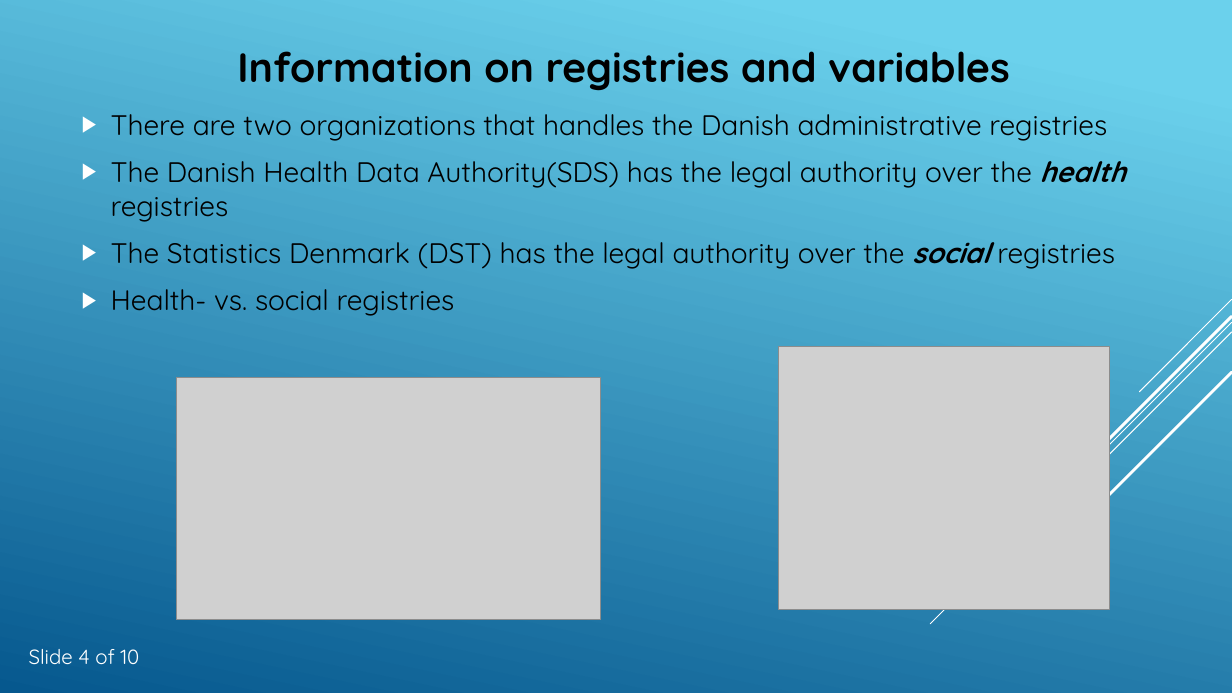
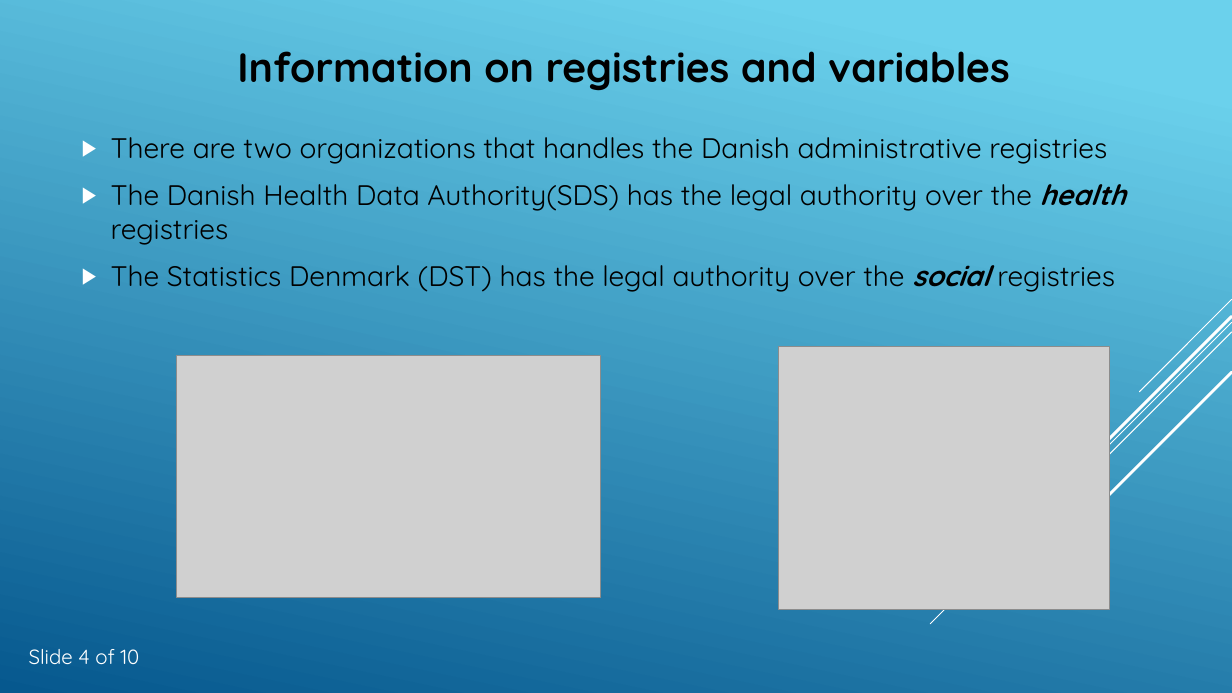
Before and after one commit to ctpteam/DST, a slide deck: slide 5 of Slide shows from symposia and network introduction/Tour de Statistics Denmark.pptx. Drawn at 1232x693 pixels with LibreOffice and Linux fonts; fonts in the diff are those of the drawing; grey boxes stand for pictures. Boxes give left, top, right and bottom in pixels: in the first picture for what was removed or moved away, otherwise in the second. Text is boxed around its words. In the diff, an @@ line names an element or a change of style, - is before the commit and + after.

```diff
--- a/Slide shows from symposia and network introduction/Tour de Statistics Denmark.pptx
+++ b/Slide shows from symposia and network introduction/Tour de Statistics Denmark.pptx
@@ text at <box>111,289,455,316</box>: paragraph removed @@
-▶ Health- vs. social registries
@@ picture: place and size @@
-picture at <box>177,378,601,620</box>
+picture at <box>177,356,601,598</box>
```
Also in this commit, not shown: 3 other slides changed, 1 other file.
